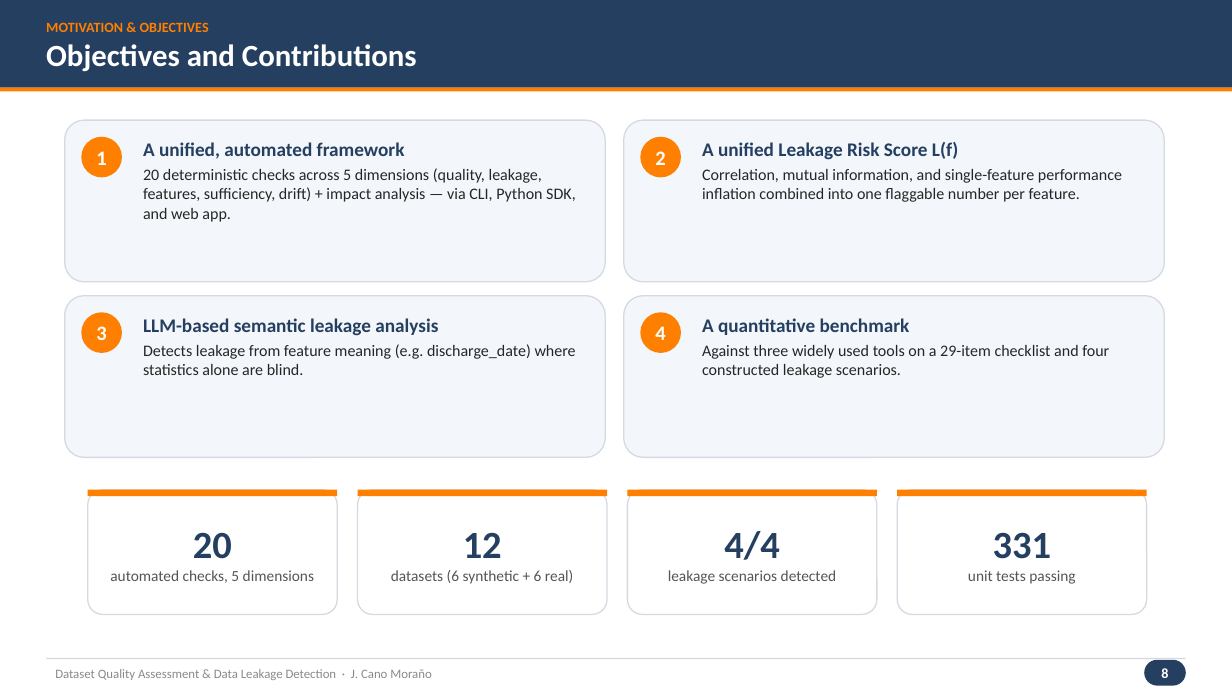
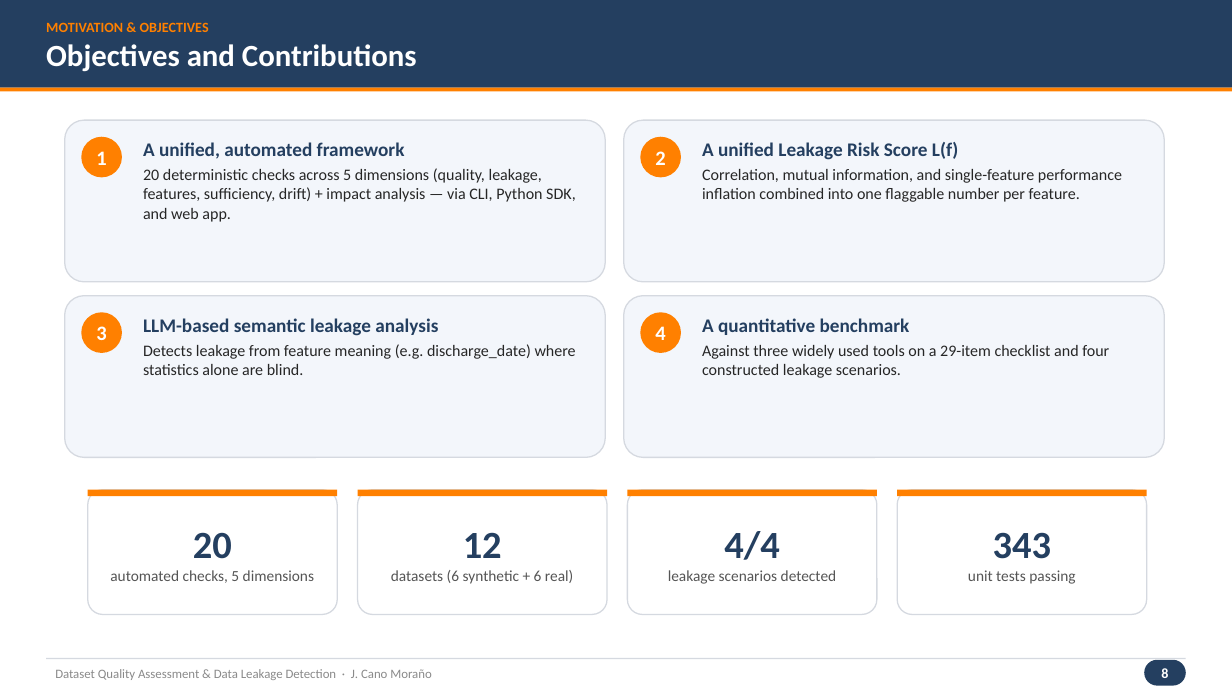
Before and after one commit to jaimecano12/ml-framework, a slide deck: slide 8 of presentation.pptx. Drawn at 1232x693 pixels with LibreOffice and Linux fonts; fonts in the diff are those of the drawing. Boxes give left, top, right and bottom in pixels: in the first picture for what was removed or moved away, otherwise in the second. Text is boxed around its words. In the diff, an @@ line names an element or a change of style, - is before the commit and + after.

```diff
--- a/presentation.pptx
+++ b/presentation.pptx
@@ text in rounded rectangle at bbox=[993, 532, 1051, 559]: text changed @@
-331
+343
```
Also in this commit, not shown: 1 other slide changed, 7 other files.
